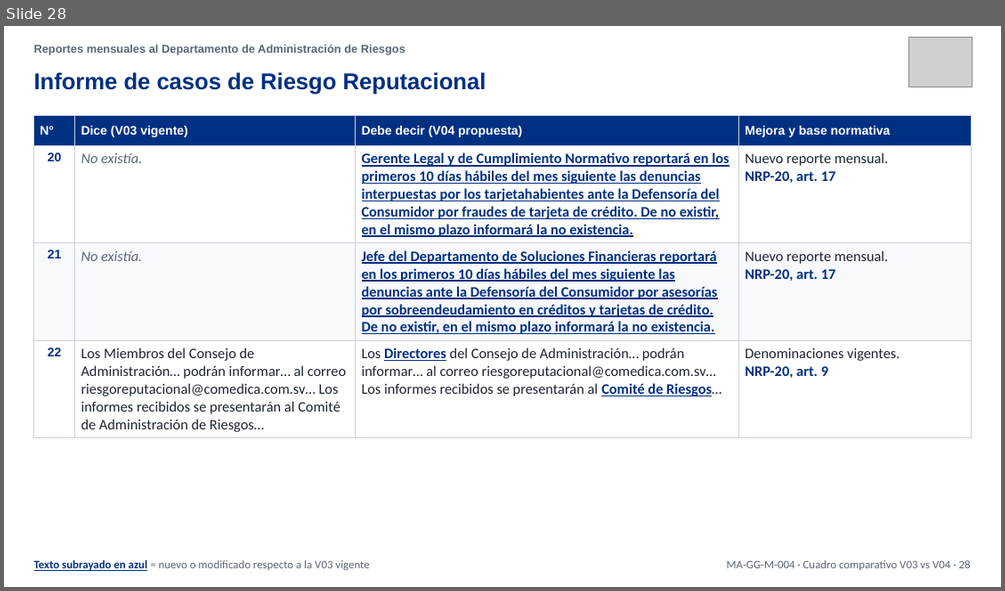
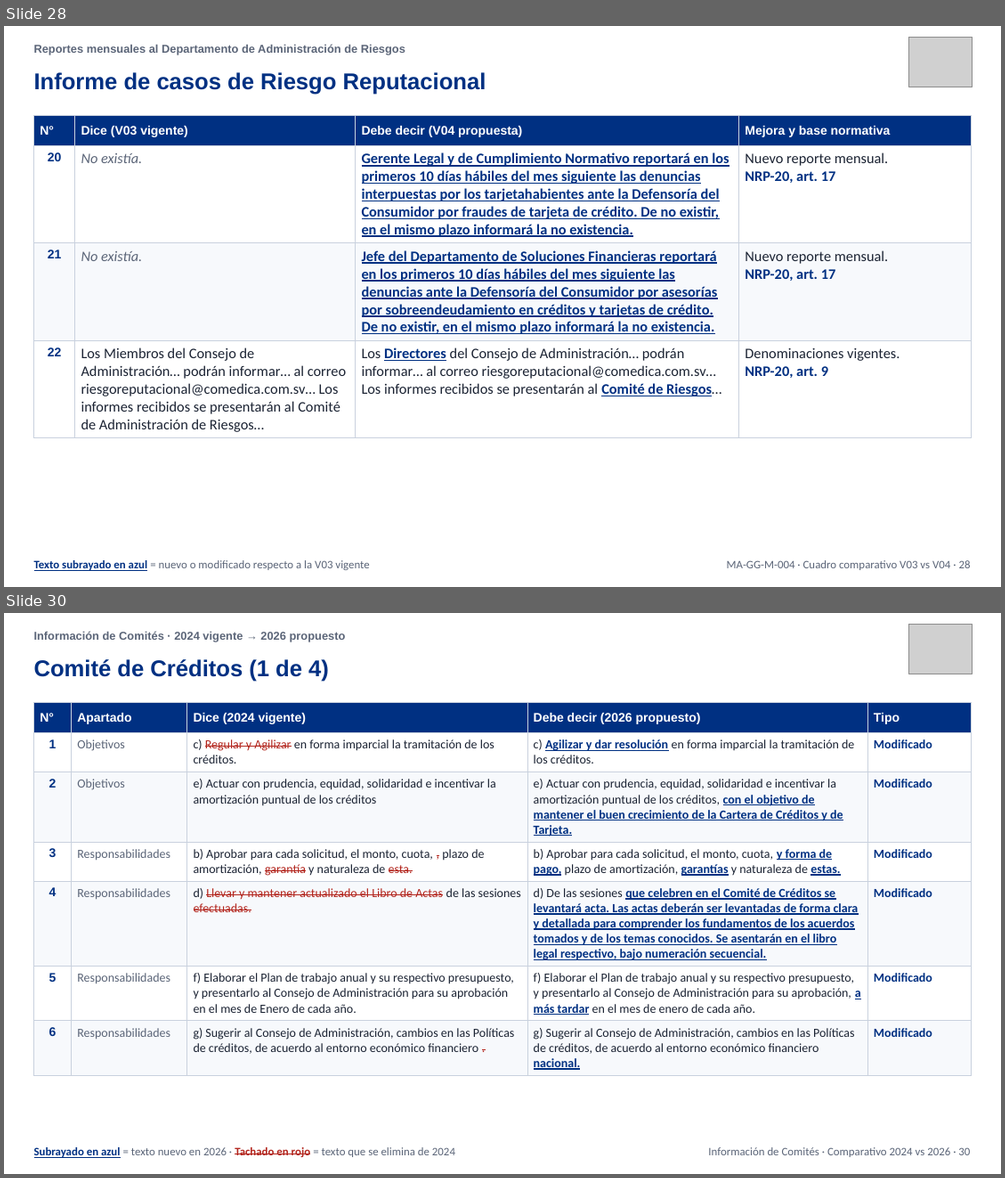
Before and after one commit to menjivar201280/riesgo, a slide deck: politicas/Comparativo_Comite_Riesgos_V03_vs_V04.pptx. Shown one above the other, each under a label of ours: slide 28 before the commit, slides 28 and 30 after it; the slides between them are not shown. The pictures are 1005x591 and 1005x1178 pixels, drawn with LibreOffice and Linux fonts; fonts in the diff are those of the drawing; grey boxes stand for pictures. Boxes give left, top, right and bottom in pixels: in the first picture for what was removed or moved away, otherwise in the second. Text is boxed around its words. In the diff, an @@ line names an element or a change of style, - is before the commit and + after.

```diff
--- a/politicas/Comparativo_Comite_Riesgos_V03_vs_V04.pptx
+++ b/politicas/Comparativo_Comite_Riesgos_V03_vs_V04.pptx
@@ slide 30 added at bbox=[4, 613, 1001, 1174], background #FFFFFF @@
@@ text added at bbox=[34, 631, 346, 642], 11 pt, text #5B6578, bold @@
+Información de Comités · 2024 vigente → 2026 propuesto
@@ picture added at bbox=[909, 625, 972, 674] @@
@@ text added at bbox=[34, 659, 329, 682], 22 pt, text #003082, bold @@
+Comité de Créditos (1 de 4)
@@ table added at bbox=[34, 703, 971, 1073], 7 rows, 5 columns @@
+N° | Apartado | Dice (2024 vigente) | Debe decir (2026 propuesto) | Tipo
+1 | Objetivos | c) Regular y Agilizar en forma imparcial la tramitación de los créditos. | c) Agilizar y dar resolución en forma imparcial la tramitación de los créditos. | Modificado
+2 | Objetivos | e) Actuar con prudencia, equidad, solidaridad e incentivar la amortización puntual de los créditos | e) Actuar con prudencia, equidad, solidaridad e incentivar la amortización puntual de los créditos, con el objetivo de mantener el buen crecimiento de la Cartera de Créditos y de Tarjeta. | Modificado
+3 | Responsabilidades | b) Aprobar para cada solicitud, el monto, cuota, , plazo de amortización, garantía y naturaleza de esta. | b) Aprobar para cada solicitud, el monto, cuota, y forma de pago, plazo de amortización, garantías y naturaleza de estas. | Modificado
+4 | Responsabilidades | d) Llevar y mantener actualizado el Libro de Actas de las sesiones efectuadas. | d) De las sesiones que celebren en el Comité de Créditos se levantará acta. Las actas deberán ser levantadas de forma clara y detallada para comprender los fundamentos de los acuerdos tomados y de los temas conocidos. Se asentarán en el libro legal respectivo, bajo numeración secuencial. | Modificado
+5 | Responsabilidades | f) Elaborar el Plan de trabajo anual y su respectivo presupuesto, y presentarlo al Consejo de Administración para su aprobación en el mes de Enero de cada año. | f) Elaborar el Plan de trabajo anual y su respectivo presupuesto, y presentarlo al Consejo de Administración para su aprobación, a más tardar en el mes de enero de cada año. | Modificado
+6 | Responsabilidades | g) Sugerir al Consejo de Administración, cambios en las Políticas de créditos, de acuerdo al entorno económico financiero . | g) Sugerir al Consejo de Administración, cambios en las Políticas de créditos, de acuerdo al entorno económico financiero nacional. | Modificado
@@ text added at bbox=[34, 1147, 455, 1158], 11 pt, text #5B6578 @@
+Subrayado en azul = texto nuevo en 2026 · Tachado en rojo = texto que se elimina de 2024
@@ text added at bbox=[708, 1147, 970, 1157], 11 pt, text #5B6578 @@
+Información de Comités · Comparativo 2024 vs 2026 · 30
```
Also in this commit, not shown: 28 other slides changed, 41 other slides added.
